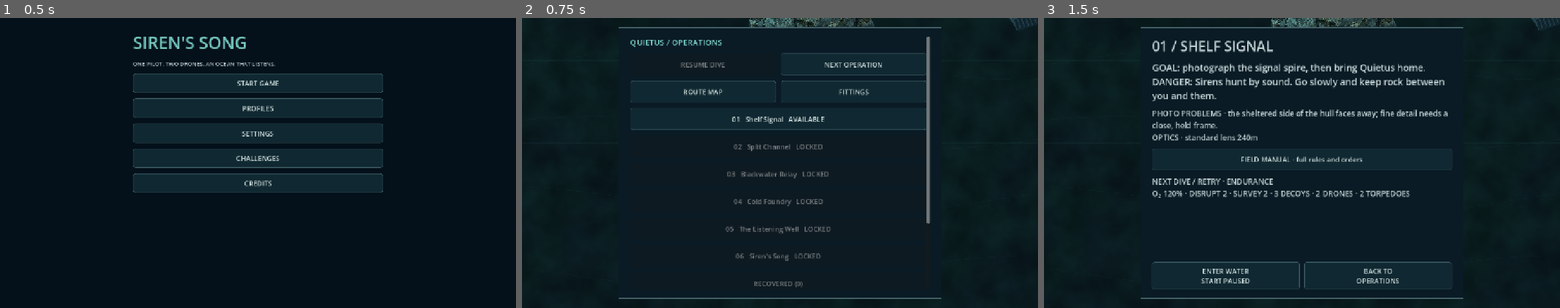
Above: before the commit, frames 1-3 (left to right).
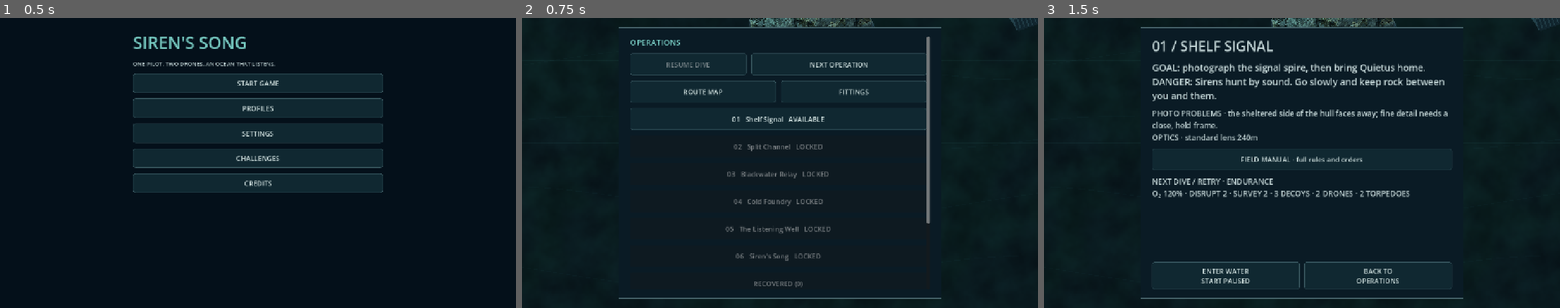
Above: after the commit, the same moments.

Repository: pemunson90-cmd/Siren-s-Song
Game: Godot game, scene res://scenes/main.tscn
The game is run twice, just before and just after one commit, with the same random seed, the same clock (stepped at 60 frames per second) and the same inputs. Sound files missing from this copy of the repository are replaced by a short silence.
Inputs:
- Up to frame 1 (0.5 s): no input
- Up to frame 2 (0.75 s): click "START GAME" at 0.5 s
- Up to frame 3 (1.5 s): click "NEXT OPERATION" at 1.25 s

Frame 1 is identical in both runs. In frame 2, 0.7% of the frame differs, in the area x 21-70%, y 7-20%; in frame 3, nothing differs.

Commit message:
WIP: keep large-text home stable and preserve scroll gestures

Diff:
--- a/game/src/presentation/flow/campaign_flow.gd
+++ b/game/src/presentation/flow/campaign_flow.gd
@@ -21,7 +21,9 @@
 	preload("res://src/presentation/route_map/route_map_view.gd").entry(host)
 	if host.active_started and host.sim.outcome.is_empty():
 		host._button(host.panel_box,"RESUME DIVE · %02d %s"%[host.mission_index+1,host.sim.mission.title.to_upper()],host._enter_water,"resume")
-		if not host._campaign_pristine():host._menu_text("Resuming keeps this dive's equipment and its place in time.",14)
+	# Keep the helper row stable too, so Resume cannot introduce a scrollbar
+	# and shift the menu horizontally at large text sizes.
+	if not host._campaign_pristine() and (preload("res://src/presentation/ops_home/ops_home_table.gd").enabled or (host.active_started and host.sim.outcome.is_empty())):host._menu_text("Resuming keeps this dive's equipment and its place in time.",14)
 	host._button(host.panel_box,"FITTINGS / NEXT LAUNCH",host._show_fittings,"fittings")
 	if not host.Endings.resolve(host.expedition).is_empty():host._button(host.panel_box,"VIEW CAMPAIGN ENDING",host._show_ending,"ending")
 	if not preload("res://src/presentation/ops_home/ops_home_table.gd").enabled and not host._campaign_pristine():host._button(host.panel_box,"ERASE PROGRESS · NEW CAMPAIGN",host._confirm_new_campaign,"new_campaign")
--- a/game/src/presentation/ops_home/ops_home.gd
+++ b/game/src/presentation/ops_home/ops_home.gd
@@ -17,7 +17,7 @@
  var completed=host._campaign_completed()
  # The former three decorative headings can fill a cover display at 150% text.
  var headings=host.panel_box.get_children().slice(0,3)
- headings[0].text="QUIETUS / OPERATIONS"
+ headings[0].text="OPERATIONS"
  headings[0].add_theme_font_size_override("font_size",roundi(Table.HEADING_SIZE*host.ui_touch_height/48.*preload("res://src/presentation/frontend/frontend_settings.gd").text_scale()))
  headings[1].hide();headings[2].hide()
  for node in host.panel_box.get_children():
@@ -38,6 +38,11 @@
   if is_instance_valid(target):target.pressed.emit()
  ,"next_operation")
  primary.disabled=target==null;primary.size_flags_horizontal=Control.SIZE_EXPAND_FILL
+ primary.size_flags_stretch_ratio=Table.NEXT_STRETCH
+ primary.mouse_filter=Control.MOUSE_FILTER_PASS
+ # Default disabled padding differs from the game's active button style.
+ # Match their geometry so changing Resume availability cannot rewrap the row.
+ for control in [resume,primary]:control.add_theme_stylebox_override("disabled",control.get_theme_stylebox("normal"))
  var shortcuts=HBoxContainer.new();shortcuts.add_theme_constant_override("separation",Table.GAP);host.panel_box.add_child(shortcuts);host.panel_box.move_child(shortcuts,4)
  for node in quick:node.reparent(shortcuts);node.size_flags_horizontal=Control.SIZE_EXPAND_FILL
  for node in quick:
--- a/game/src/presentation/ops_home/ops_home_table.gd
+++ b/game/src/presentation/ops_home/ops_home_table.gd
@@ -4,4 +4,5 @@
 const FOLD_THRESHOLD=3
 const GAP=12
 const HEADING_SIZE=18
+const NEXT_STRETCH=1.5
 const TEXT={"next":"NEXT OPERATION", "complete":"ALL RECOVERED", "resume":"RESUME DIVE", "idle":"RESUME DIVE", "fold":"RECOVERED (%d)"}
--- a/game/tests/density_scroll_scenarios.gd
+++ b/game/tests/density_scroll_scenarios.gd
@@ -78,6 +78,10 @@
 	print("SCROLL_ENABLED offset=",game.scroll.scroll_vertical," screen=",game.screen)
 	check(game.scroll.scroll_vertical>30,"drag originating on enabled mission row scrolls actual body")
 	check(game.screen=="menu" and game.sim.snapshot()==before,"scroll gesture cancels enabled button activation")
+	await operations();start=action("next_operation").get_global_rect().get_center();before=game.sim.snapshot()
+	await drag(start,start-Vector2(0,minf(120,start.y-game.scroll.global_position.y-20)))
+	check(game.scroll.scroll_vertical>30,"drag originating on Next Operation scrolls actual body")
+	check(game.screen=="menu" and game.sim.snapshot()==before,"Next Operation drag cannot start a briefing or issue orders")
 	await operations();start=action("mission0").get_global_rect().get_center();mouse(start,true);await process_frame;mouse(start,false);await process_frame;await process_frame
 	check(game.screen=="briefing","ordinary release tap still opens mission after propagation change")
 	game._settings_menu();await process_frame;await process_frame;await process_frame
--- a/game/tests/ops_home_ui_tests.gd
+++ b/game/tests/ops_home_ui_tests.gd
@@ -46,6 +46,8 @@
  var anchor=button(game,"fittings").get_global_rect().position
  game.active_started=true;game._show_campaign();await settle()
  check(button(game,"resume")!=null,"active dive offers resume")
+ if not button(game,"fittings").get_global_rect().position.is_equal_approx(anchor):
+  print("HOME_RESUME_DIAG ",case_label," before=",anchor," after=",button(game,"fittings").get_global_rect()," scroll=",game.scroll.scroll_vertical," panel=",game.panel_box.size," bar=",game.scroll.get_v_scroll_bar().visible)
  check(button(game,"fittings").get_global_rect().position.is_equal_approx(anchor),"resume preserves row positions")
  if recovered==32 and shape==Vector2i(2520,1080):check(game.panel_box.size.y/game.scroll.size.y<3.,"all recovered home is under three screens")
  if recovered==0:
--- a/game/tests/route_map_ui_tests.gd
+++ b/game/tests/route_map_ui_tests.gd
@@ -69,7 +69,8 @@
  await press(game,"route_map");await escape_key();check(game.screen=="menu" and game.get_node_or_null("RouteMapView")==null,"Escape closes the route map")
  await press(game,"route_map");await android_back();check(game.screen=="menu" and game.get_node_or_null("RouteMapView")==null,"Android Back matches Escape")
  var Table=load("res://src/campaign/route_map/route_graph_table.gd");Table.enabled=false;game._show_campaign();await settle()
- check(button(game,"route_map")==null and button(game,"mission0")!=null,"off switch restores the unchanged flat list")
+ await press(game,"recovered_fold")
+ check(button(game,"route_map")==null and button(game,"mission0")!=null,"map off switch preserves the existing operations under their recovered fold")
  Table.enabled=true;game.queue_free();await settle()
 func run():
  var emulation=Input.is_emulating_touch_from_mouse();Input.set_emulate_touch_from_mouse(true)
--- a/game/tests/runtime_tests.gd
+++ b/game/tests/runtime_tests.gd
@@ -54,8 +54,8 @@
 	check(not game.ocean.optical_feed.visible and game.sim.capture_unit==1,"switch to submarine clears camera overlay while exposure continues")
 	game._start_mission(0); game.sim.command("route",{"point":Vector2(360,800)}); game._show_campaign(); await process_frame
 	var has_resume=false
-	for child in game.panel_box.get_children():
-		if child is Button and child.text.begins_with("RESUME DIVE"): has_resume=true
+	for child in game.panel_box.find_children("*","Button",true,false):
+		if child.get_meta("action","")=="resume" and not child.disabled and child.text.begins_with("RESUME DIVE"): has_resume=true
 	check(has_resume,"a paused zero-time plan remains resumable from operations")
 	var planned=game.sim.snapshot(); game._briefing(1); await process_frame; game._show_campaign(); await process_frame
 	check(game.sim.snapshot()==planned,"browsing another briefing then back preserves active mission and orders")
